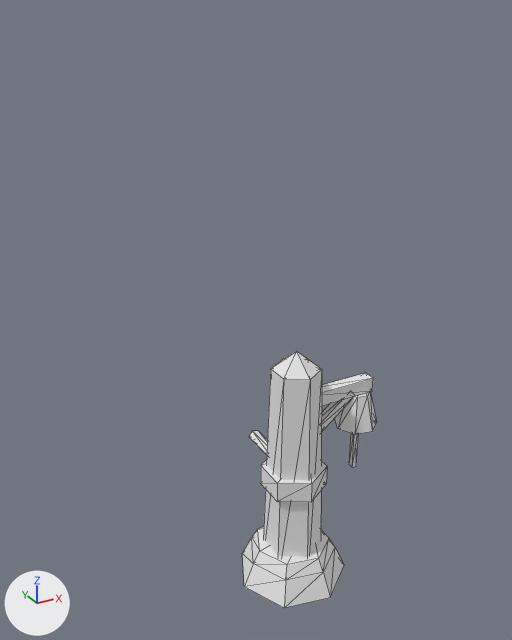
Before and after pictures for a commit that changed the glTF model assets/models/ferry-post.glb.
The view is the same before and after, from a camera (50 mm lens) standing at (-3.45, -5.43, 5.96) and looking at (-0.26, 0.38, 3.05). Lighting does not change. The marker at lower left points along +X, +Y and +Z. The first picture is the older version. Mesh edges are drawn as thin lines. Vertices at exactly the same position are counted once.

In view in the first picture: 'ferry-post'.
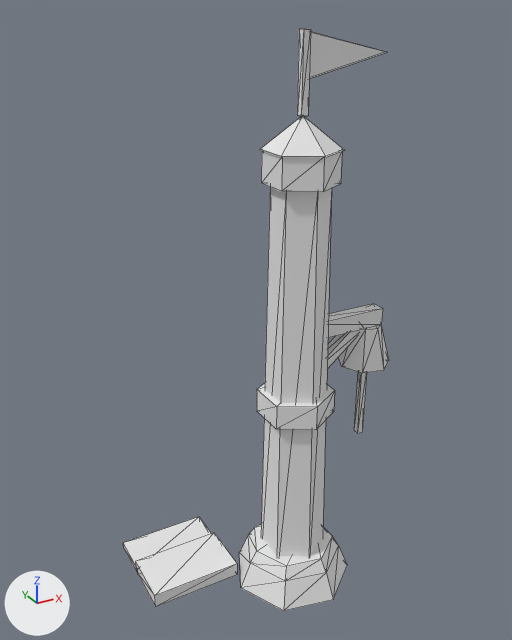
What differs and where, as boxes [x1, y1, x2, y2] in the pictures (512 x 640 px; the box of a moved part takes in the faces that stretch with it):
'ferry-post', reshaped (96% wider, 126% taller)
    before: [242, 351, 377, 608]
    after: [123, 29, 389, 611]
part 1 of me_ferry_post, added
    after: [261, 151, 342, 192]
part 2 of me_ferry_post, added
    after: [260, 116, 344, 157]
part 3 of me_ferry_post, added
    after: [297, 29, 311, 116]
part 4 of me_ferry_post, moved or reshaped
    before: [242, 526, 344, 608]
    after: [239, 524, 347, 611]
part 5 of me_ferry_post, added
    after: [257, 383, 335, 430]
part 6 of me_ferry_post, added
    after: [328, 304, 383, 338]
part 7 of me_ferry_post, moved or reshaped
    before: [321, 398, 351, 432]
    after: [327, 331, 358, 369]
part 8 of me_ferry_post, added
    after: [338, 324, 389, 373]
part 9 of me_ferry_post, added
    after: [354, 372, 367, 433]
part 10 of me_ferry_post, added
    after: [136, 533, 237, 607]
part 11 of me_ferry_post, added
    after: [123, 517, 211, 573]
part 12 of me_ferry_post, rebuilt (20% wider, 79% taller)
    before: [263, 351, 322, 557]
    after: [261, 187, 332, 557]
part 13 of me_ferry_post, deleted
    before: [335, 392, 377, 435]
part 14 of me_ferry_post, deleted
    before: [261, 459, 327, 502]
part 15 of me_ferry_post, deleted
    before: [249, 431, 268, 455]
part 16 of me_ferry_post, deleted
    before: [322, 373, 373, 406]
part 17 of me_ferry_post, deleted
    before: [349, 433, 359, 467]
part 18 of me_ferry_post, added
    after: [309, 32, 386, 78]

Patch to the scene script:
```diff
--- a/assets/models/ferry-post.glb.py
+++ b/assets/models/ferry-post.glb.py
@@ me_ferry_post @@
 # verts and faces of me_ferry_post; kept vertices keep their numbers, new ones are numbered from 102
-me_ferry_post.from_pydata(...)  # 102 vertices, 170 faces; spans x -0.62..1.02, y -0.6..0.9, z 0.0..2.8
+me_ferry_post.from_pydata(...)  # 140 vertices, 208 faces; spans x -1.6..1.1, y -0.64..1.25, z 0.0..5.8
+# me_ferry_post part 1: a new loose piece, a 6-sided cylinder along z spanning x -0.31..0.31, y -0.36..0.36, z 4.5..4.8, in mat_palette (its picture is missing)
+# me_ferry_post part 2: a new loose piece, a 6-sided cone pointing to +z spanning x -0.33..0.33, y -0.38..0.38, z 4.8..5.1, in mat_palette (its picture is missing)
+# me_ferry_post part 3: a new loose piece, a box spanning x -0.035..0.035, y -0.035..0.035, z 5.1..5.8, in mat_palette (its picture is missing)
+# me_ferry_post part 4: the loose piece of 21 vertices spanning x -0.62..0.56, y -0.6..0.6, z 0.0..0.42 is scaled about the mesh origin by (1.08, 1.08, 1.05)
+# me_ferry_post part 5: a new loose piece, a 6-sided cylinder along z spanning x -0.35..0.35, y -0.4..0.4, z 2.1..2.36, in mat_palette (its picture is missing)
+# me_ferry_post part 6: a new loose piece, a box spanning x 0.15..1.0, y -0.08..0.08, z 2.91..3.09, in mat_palette (its picture is missing)
+# me_ferry_post part 7: the loose piece of 8 vertices spanning x 0.17..0.73, y -0.05..0.05, z 1.71..2.19 is scaled about its middle by (1.1, 1.2, 1.13), then moved by (0.03, 0.0, 0.77)
+# me_ferry_post part 8: a new loose piece, a 7-sided cut cone along z (radius 0.28 at the low end, 0.16 at the high end) spanning x 0.57..1.1, y -0.27..0.27, z 2.48..2.92, in mat_palette (its picture is missing)
+# me_ferry_post part 9: a new loose piece, a box spanning x 0.815..0.885, y -0.035..0.035, z 1.6..2.48, in mat_palette (its picture is missing)
+# me_ferry_post part 10: the loose piece of 8 vertices spanning x 0.76..0.84, y -0.04..0.04, z 2.12..2.22 is copied, and the copy is scaled about its middle by (12.5, 7.5, 1.6), then moved by (-1.9, 0.5, -2.09); it spans x -1.6..-0.6, y 0.2..0.8, z 0.0..0.16
+# me_ferry_post part 11: the loose piece of 8 vertices spanning x 0.76..0.84, y -0.04..0.04, z 2.12..2.22 is copied, and the copy is scaled about its middle by (12.5, 6.25, 0.8), then moved by (-1.9, 1.0, -2.13); it spans x -1.6..-0.6, y 0.75..1.25, z 0.0..0.08
+# me_ferry_post part 12: the loose piece of 13 vertices spanning x -0.29..0.29, y -0.34..0.34, z 0.0..2.8 is rebuilt with 12 vertices and now spans x -0.31..0.31, y -0.36..0.36, z 0.0..4.5
+# me_ferry_post part 13: the loose piece of 14 vertices spanning x 0.56..1.02, y -0.23..0.23, z 1.72..2.12 is deleted
+# me_ferry_post part 14: the loose piece of 12 vertices spanning x -0.31..0.31, y -0.36..0.36, z 1.18..1.42 is deleted
+# me_ferry_post part 15: the loose piece of 10 vertices spanning x -0.07..0.06, y 0.2..0.9, z 1.23..1.37 is deleted
+# me_ferry_post part 16: the loose piece of 8 vertices spanning x 0.15..0.95, y -0.07..0.07, z 2.12..2.28 is deleted
+# me_ferry_post part 17: the loose piece of 8 vertices spanning x 0.77..0.83, y -0.03..0.03, z 1.15..1.72 is deleted
+# me_ferry_post part 18
+verts[102] = (0.04, 0.0, 5.4)
+verts[103] = (0.85, -0.05, 5.6)  # pixel (387, 52)
+verts[104] = (0.04, 0.0, 5.78)
+verts[105] = (0.04, 0.02, 5.78)
+verts[106] = (0.85, -0.03, 5.6)  # pixel (386, 51)
+verts[107] = (0.04, 0.02, 5.4)
+faces += [(102, 103, 104), (105, 106, 107)]
+# other edits to the shape of me_ferry_post do not show in these pictures
 me_ferry_post.materials.append(mat_palette)
```
